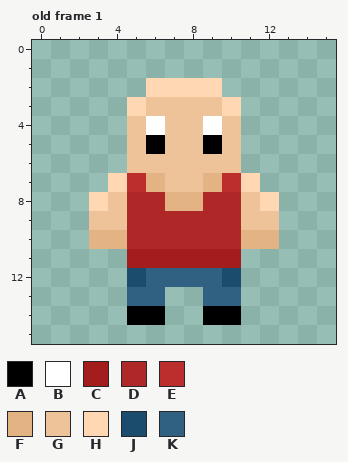
Two versions of one pixel-art file, assets/gui/sprites/actors/hero/base.ase. The first picture shows the starting point.
16x16 pixels, 6 frames. Shown: old frame 1. The commit also changed other frames, which this record leaves out.
Palette (. is transparent): A #000000  B #ffffff  C #a41d1d  D #ae2828  E #bc2e2e  F #e4b384  G #eec39a  H #ffd8b3  J #1b4c6e  K #306082
Pixels before, old frame 1, first column x 3:
 2 ...HHHH...
 3 ..HGGGGH..
 4 ..GBGGBG..
 5 ..GAGGAG..
 6 ..GGGGGG..
 7 .HEFGGFEH.
 8 HGDDFFDDGH
 9 GGDDDDDDGG
10 FFDDDDDDFF
11 ..CCCCCC..
12 ..JKKKKJ..
13 ..KK..KK..
14 ..AA..AA..
Now the later version:
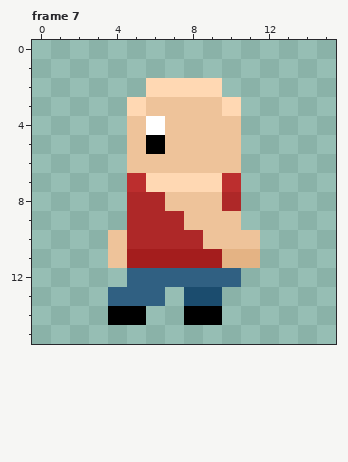
A new or re-ordered frame is compared with the old frame closest to it.
Message: Added side walking
The exact change:
frames 6 -> 9
Frame 7 is new; against old frame 1:
Colour A is added in row 14 at x 4 and 8.
Colour F is added in row 11 at x 11.
Colour F replaces colour C in row 11 at x 10.
Colour G is added in row 11 at x 4.
Colour G replaces colour A in row 5 at x 9.
Colour G replaces colour B in row 4 at x 9.
Colour G replaces colour D in row 8 at x 9; in row 9 at x 8 to 10; in row 10 at x 9 to 10.
Colour G replaces colour F in row 8 at x 7 to 8; in row 10 at x 4 and 11.
Colour H replaces colour F in row 7 at x 6 and 9.
Colour H replaces colour G in row 7 at x 7 to 8.
Colour J is added in row 13 at x 8.
Colour J replaces colour K in row 13 at x 9.
Colour K is added in row 13 at x 4.
Colour K replaces colour J in row 12 at x 5 and 10.
The edit erases colour A in row 14 at x 6 and 10.
The edit erases colour F in row 10 at x 3 and 12.
The edit erases colour G in row 8 at x 4 and 11; in row 9 at x 3 to 4 and 11 to 12.
The edit erases colour H in row 7 at x 4 and 11; in row 8 at x 3 and 12.
The edit erases colour K in row 13 at x 10.
